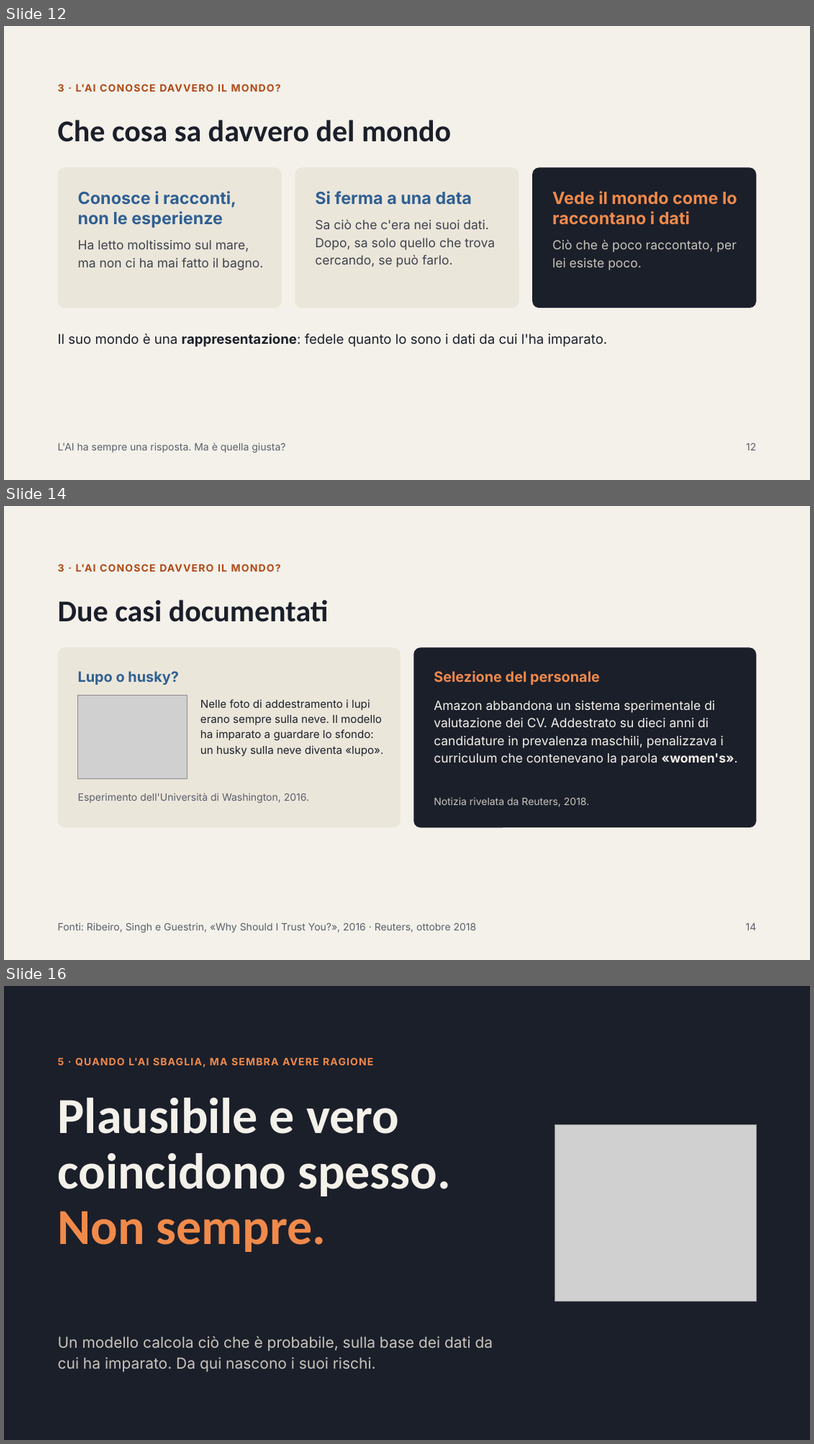
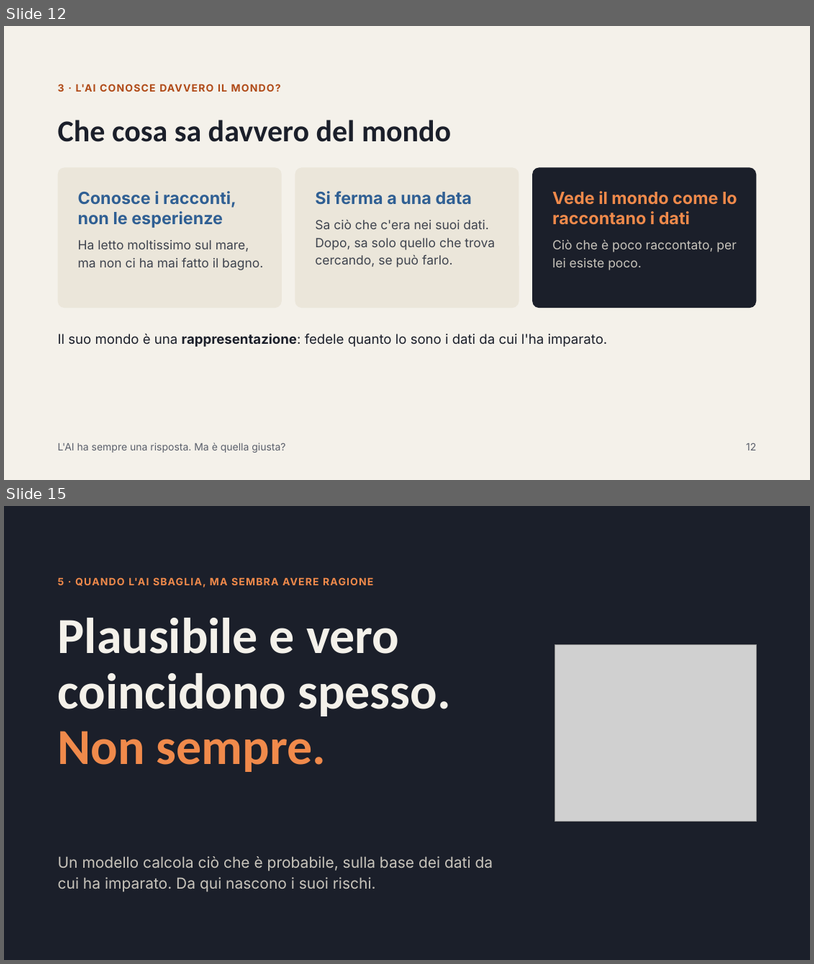
Before and after one commit to ggarofalo-dev/ggarofalo-dev.github.io, a slide deck: AperitivoConLaScienza_V01.pptx. Shown one above the other, each under a label of ours: slides 12, 14 and 16 before the commit, slides 12 and 15 after it; the slides between them are not shown. The pictures are 814x1444 and 814x964 pixels, drawn with LibreOffice and Linux fonts; fonts in the diff are those of the drawing; grey boxes stand for pictures. Boxes give left, top, right and bottom in pixels: in the first picture for what was removed or moved away, otherwise in the second. Text is boxed around its words. In the diff, an @@ line names an element or a change of style, - is before the commit and + after.

```diff
--- a/AperitivoConLaScienza_V01.pptx
+++ b/AperitivoConLaScienza_V01.pptx
@@ slide 14 removed at (4, 506, 810, 960), background #F4F1EA @@
@@ text removed at (58, 564, 281, 572) @@
-3 · L'AI CONOSCE DAVVERO IL MONDO?
@@ title removed at (58, 600, 329, 622) @@
-Due casi documentati
@@ rounded rectangle removed at (58, 648, 401, 827) @@
@@ rounded rectangle removed at (414, 648, 757, 827) @@
@@ text removed at (78, 671, 179, 685) @@
-Lupo o husky?
@@ text removed at (434, 671, 600, 685) @@
-Selezione del personale
@@ picture removed at (78, 695, 188, 779) @@
@@ text removed at (201, 699, 383, 756) @@
-Nelle foto di addestramento i lupi erano sempre sulla neve. Il modello ha imparato a guardare lo sfondo: un husky sulla neve diventa «lupo».
@@ text removed at (434, 700, 738, 765) @@
-Amazon abbandona un sistema sperimentale di valutazione dei CV. Addestrato su dieci anni di candidature in prevalenza maschili, penalizzava i curriculum che contenevano la parola «women's».
@@ text removed at (78, 793, 309, 803) @@
-Esperimento dell'Università di Washington, 2016.
@@ text removed at (434, 797, 589, 807) @@
-Notizia rivelata da Reuters, 2018.
@@ text removed at (58, 922, 477, 932) @@
-Fonti: Ribeiro, Singh e Guestrin, «Why Should I Trust You?», 2016 · Reuters, ottobre 2018
@@ text removed at (746, 923, 757, 930) @@
-14
@@ what was slide 16 is now slide 15 @@
```
Also in this commit, not shown: 12 slides changed, 2 slides added, 1 other slide removed, 1 other file.
